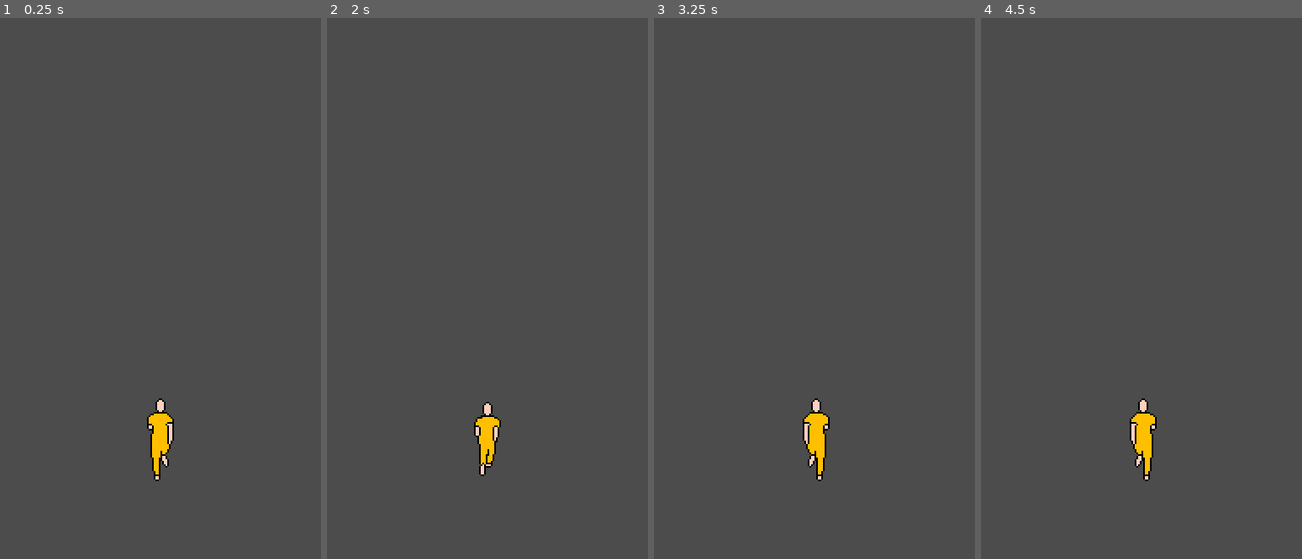
Above: before the commit, frames 1-4 (left to right).
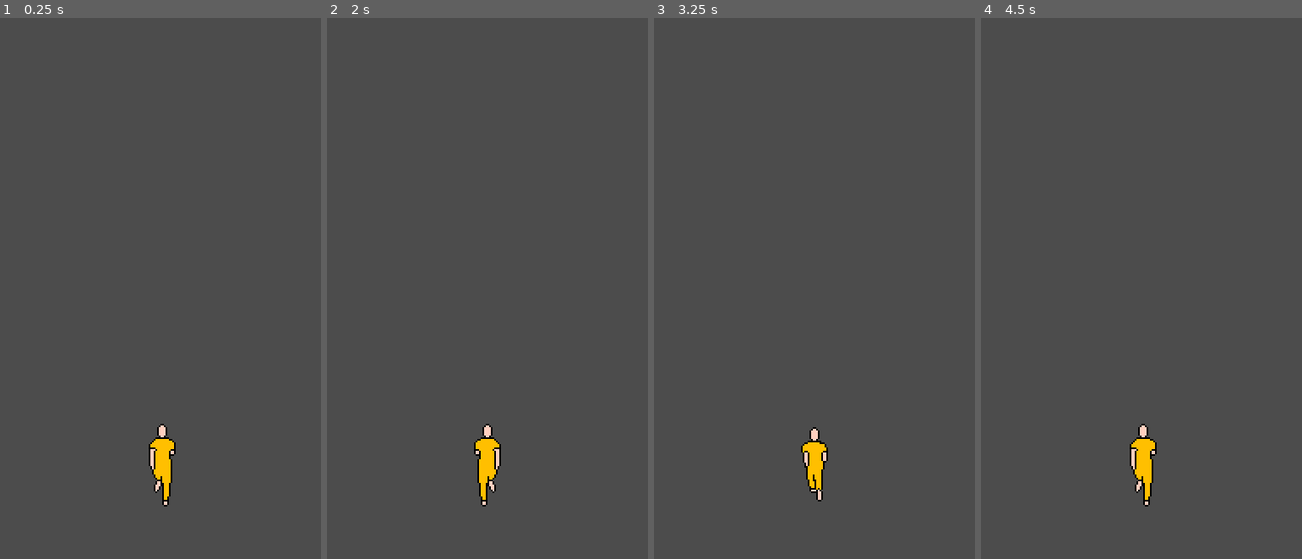
Above: after the commit, the same moments.

Repository: rodigu/corre-metro
Game: Godot game, scene res://src/Jogo.tscn
Two runs of this game, one before a commit and one after it. Both use one fixed random seed, a clock stepped at 60 frames per second and the inputs below.
Inputs (mouse positions are in pixels of both pictures, inside the frame that each line leads up to):
- Up to frame 1 (0.25 s): no input
- Up to frame 2 (2 s): move the mouse to (558, 261) at 0.52 s; click (558, 261) at 0.67 s; move the mouse to (423, 315) at 1.27 s; click (423, 315) at 1.42 s
- Up to frame 3 (3.25 s): move the mouse to (846, 169) at 2.02 s; click (846, 169) at 2.17 s; move the mouse to (798, 396) at 2.77 s; click (798, 396) at 2.92 s
- Up to frame 4 (4.5 s): move the mouse to (1237, 369) at 3.52 s; click (1237, 369) at 3.67 s; move the mouse to (1045, 207) at 4.27 s; click (1045, 207) at 4.42 s

The runs differ from the first frame. In frame 1, 1.0% of the frame differs, in the area x 45-55%, y 70-91%; in frame 2, 0.9%; in frame 3, 0.9%; in frame 4, 0.9%.

Commit message:
refactored project

Diff:
--- a/src/Espremedor.gd
+++ b/components/espremedor.gd
@@ -1,3 +1,4 @@
+class_name Espremedor
 extends Node
 
 export var tempo_espremido = .8
@@ -16,10 +17,6 @@
 var espremido: Node2D = null
 
 signal desespremido
-
-
-func _ready():
-	pass
 
 
 func _process(delta):
--- /dev/null
+++ b/components/gerador_objeto.gd
@@ -0,0 +1,21 @@
+class_name GeradorObjeto
+## Copiado de [https://github.com/uheartbeast/Galaxy-Defiance/blob/main/components/spawner_component.gd]
+
+extends Node
+
+
+var objeto: PackedScene
+
+
+# Called when the node enters the scene tree for the first time.
+func _ready():
+	pass # Replace with function body.
+
+
+func gerar(local: Vector2, responsavel: Node) -> PackedScene:
+	## Gera objeto no local dado, e da para o responsavel
+	assert(objeto is PackedScene, 'Sem objeto para instanciar.')
+	var novo_objeto = objeto.instance()
+	responsavel.add_child(novo_objeto)
+	novo_objeto.global_position = local
+	return novo_objeto
--- /dev/null
+++ b/components/pular.gd
@@ -0,0 +1,29 @@
+class_name Pular
+extends Node
+
+
+onready var objeto = get_parent()
+
+var gravidade = 0
+var forca_pulo = 0
+var piso_pulo = 0
+var pulando = false
+
+# Called every frame. 'delta' is the elapsed time since the previous frame.
+func _process(delta):
+	if not pulando: return
+
+	forca_pulo += gravidade * delta
+	objeto.position.y += forca_pulo * delta
+
+	if objeto.position.y >= piso_pulo:
+		pulando = false
+		objeto.position.y = piso_pulo
+
+
+## Inicia pulo
+func pular(forca: float, piso: float, g: float) -> void:
+	forca_pulo = forca
+	piso_pulo = piso
+	pulando = true
+	gravidade = g
--- a/src/ToqueDeslize.gd
+++ b/components/toque_deslize.gd
@@ -1,5 +1,5 @@
+class_name ToqueDeslize
 extends Node
-class_name ToqueDeslize
 
 export var distancia_minima = 50
 # Explicitar as direcoes possiveis
@@ -22,10 +22,6 @@
 }
 
 
-func _ready():
-	pass # Replace with function body.
-
-
 func _unhandled_input(event):
 	if !(event is InputEventScreenTouch):
 		return
@@ -37,6 +33,7 @@
 
 	if (not rastrea_toque.atual.pressionado) and (rastrea_toque.anterior.pressionado):
 		lidar_deslize(rastrea_toque.anterior.pos, rastrea_toque.atual.pos)
+
 
 func lidar_deslize(inicio: Vector2, fim: Vector2):
 	var dist = inicio.distance_to(fim)
--- a/project.godot
+++ b/project.godot
@@ -10,11 +10,29 @@
 
 _global_script_classes=[ {
 "base": "Node",
+"class": "Espremedor",
+"language": "GDScript",
+"path": "res://components/espremedor.gd"
+}, {
+"base": "Node",
+"class": "GeradorObjeto",
+"language": "GDScript",
+"path": "res://components/gerador_objeto.gd"
+}, {
+"base": "Node",
+"class": "Pular",
+"language": "GDScript",
+"path": "res://components/pular.gd"
+}, {
+"base": "Node",
 "class": "ToqueDeslize",
 "language": "GDScript",
-"path": "res://src/ToqueDeslize.gd"
+"path": "res://components/toque_deslize.gd"
 } ]
 _global_script_class_icons={
+"Espremedor": "",
+"GeradorObjeto": "",
+"Pular": "",
 "ToqueDeslize": ""
 }
 
--- a/src/Jogador.gd
+++ b/src/Jogador/Jogador.gd
@@ -1,29 +1,30 @@
 extends Node2D
 
+export var gravidade = 8500
+export var forca_pulo = -1570
 
-# Declare member variables here. Examples:
-# var a = 2
-# var b = "text"
 onready var controle_toque = $ToqueDeslize
 onready var espremedor = $Espremedor
 onready var animacoes = $SpriteJogador
+onready var pular = $Pular
 
-# Called when the node enters the scene tree for the first time.
-func _ready():
-	pass # Replace with function body.
+var Estados = {
+	Correndo = 'correndo',
+	Abaixado = 'abaixado',
+	Pulando = 'pulando'
+}
+var estado = Estados.Correndo
 
-
-# Called every frame. 'delta' is the elapsed time since the previous frame.
-func _process(delta):
-	pass
 
 
 func _on_ToqueDeslize_deslizar(direcao):
 	if direcao == controle_toque.direcoes.baixo:
 		espremedor.espremer(self)
 		animacoes.animation = 'agir'
+		estado = Estados.Abaixado
 	elif direcao == controle_toque.direcoes.cima:
-		pass
+		pular.pular(forca_pulo, self.position.y, gravidade)
+		estado = Estados.Pulando
 
 
 func _on_Espremedor_desespremido():
--- /dev/null
+++ b/src/Jogador/Jogador.tscn
@@ -0,0 +1,83 @@
+[gd_scene load_steps=15 format=2]
+
+[ext_resource path="res://components/espremedor.gd" type="Script" id=1]
+[ext_resource path="res://components/toque_deslize.gd" type="Script" id=2]
+[ext_resource path="res://src/Jogador/Jogador.gd" type="Script" id=3]
+[ext_resource path="res://assets/spritesheet_50x50.png" type="Texture" id=4]
+[ext_resource path="res://components/pular.gd" type="Script" id=5]
+
+[sub_resource type="CapsuleShape2D" id=8]
+radius = 16.0
+height = 60.0
+
+[sub_resource type="AtlasTexture" id=14]
+atlas = ExtResource( 4 )
+region = Rect2( 200, 200, 50, 50 )
+
+[sub_resource type="AtlasTexture" id=15]
+atlas = ExtResource( 4 )
+region = Rect2( 200, 0, 50, 50 )
+
+[sub_resource type="AtlasTexture" id=16]
+atlas = ExtResource( 4 )
+region = Rect2( 200, 350, 50, 50 )
+
+[sub_resource type="AtlasTexture" id=9]
+atlas = ExtResource( 4 )
+region = Rect2( 150, 0, 50, 50 )
+
+[sub_resource type="AtlasTexture" id=10]
+atlas = ExtResource( 4 )
+region = Rect2( 100, 0, 50, 50 )
+
+[sub_resource type="AtlasTexture" id=11]
+atlas = ExtResource( 4 )
+region = Rect2( 50, 0, 50, 50 )
+
+[sub_resource type="AtlasTexture" id=12]
+atlas = ExtResource( 4 )
+region = Rect2( 0, 0, 50, 50 )
+
+[sub_resource type="SpriteFrames" id=13]
+animations = [ {
+"frames": [ SubResource( 14 ), SubResource( 15 ), SubResource( 16 ), SubResource( 15 ) ],
+"loop": true,
+"name": "agir",
+"speed": 15.0
+}, {
+"frames": [ SubResource( 9 ), SubResource( 10 ), SubResource( 11 ), SubResource( 12 ) ],
+"loop": true,
+"name": "correr",
+"speed": 15.0
+} ]
+
+[node name="Jogador" type="Node2D"]
+script = ExtResource( 3 )
+
+[node name="Area2D" type="Area2D" parent="."]
+position = Vector2( 0, -40 )
+
+[node name="CollisionShape2D" type="CollisionShape2D" parent="Area2D"]
+shape = SubResource( 8 )
+
+[node name="ToqueDeslize" type="Node" parent="."]
+script = ExtResource( 2 )
+
+[node name="SpriteJogador" type="AnimatedSprite" parent="."]
+position = Vector2( 0, -40 )
+scale = Vector2( 2, 2 )
+frames = SubResource( 13 )
+animation = "correr"
+frame = 3
+playing = true
+
+[node name="Espremedor" type="Node" parent="."]
+script = ExtResource( 1 )
+tempo_espremido = 0.4
+tempo_espremindo = 0.08
+
+[node name="Pular" type="Node" parent="."]
+script = ExtResource( 5 )
+
+[connection signal="deslizar" from="ToqueDeslize" to="." method="_on_ToqueDeslize_deslizar"]
+[connection signal="desespremido" from="Espremedor" to="." method="_on_Espremedor_desespremido"]
--- a/src/Jogo.tscn
+++ b/src/Jogo.tscn
@@ -1,83 +1,11 @@
-[gd_scene load_steps=14 format=2]
+[gd_scene load_steps=2 format=2]
 
-[ext_resource path="res://assets/spritesheet_50x50.png" type="Texture" id=1]
-[ext_resource path="res://src/ToqueDeslize.gd" type="Script" id=2]
-[ext_resource path="res://src/Espremedor.gd" type="Script" id=3]
-[ext_resource path="res://src/Jogador.gd" type="Script" id=4]
-[ext_resource path="res://src/SpriteJogador.gd" type="Script" id=5]
-[ext_resource path="res://src/Pulador.gd" type="Script" id=6]
-
-[sub_resource type="AtlasTexture" id=6]
-atlas = ExtResource( 1 )
-region = Rect2( 200, 0, 50, 50 )
-
-[sub_resource type="AtlasTexture" id=1]
-atlas = ExtResource( 1 )
-region = Rect2( 150, 0, 50, 50 )
-
-[sub_resource type="AtlasTexture" id=2]
-atlas = ExtResource( 1 )
-region = Rect2( 100, 0, 50, 50 )
-
-[sub_resource type="AtlasTexture" id=3]
-atlas = ExtResource( 1 )
-region = Rect2( 50, 0, 50, 50 )
-
-[sub_resource type="AtlasTexture" id=4]
-atlas = ExtResource( 1 )
-region = Rect2( 0, 0, 50, 50 )
-
-[sub_resource type="SpriteFrames" id=5]
-animations = [ {
-"frames": [ SubResource( 6 ) ],
-"loop": true,
-"name": "agir",
-"speed": 5.0
-}, {
-"frames": [ SubResource( 1 ), SubResource( 2 ), SubResource( 3 ), SubResource( 4 ) ],
-"loop": true,
-"name": "correr",
-"speed": 10.0
-} ]
-
-[sub_resource type="CapsuleShape2D" id=7]
-radius = 16.0
-height = 60.0
+[ext_resource path="res://src/Jogador/Jogador.tscn" type="PackedScene" id=1]
 
 [node name="Jogo" type="Node2D"]
 
 [node name="Camera2D" type="Camera2D" parent="."]
 current = true
 
-[node name="Jogador" type="Node2D" parent="."]
-position = Vector2( 0, 220 )
-script = ExtResource( 4 )
-
-[node name="SpriteJogador" type="AnimatedSprite" parent="Jogador"]
-scale = Vector2( 2, 2 )
-frames = SubResource( 5 )
-animation = "correr"
-frame = 2
-playing = true
-offset = Vector2( 0, -20 )
-script = ExtResource( 5 )
-
-[node name="ToqueDeslize" type="Node" parent="Jogador"]
-script = ExtResource( 2 )
-
-[node name="Espremedor" type="Node" parent="Jogador"]
-script = ExtResource( 3 )
-
-[node name="Tween" type="Tween" parent="Jogador/Espremedor"]
-
-[node name="Area2D" type="Area2D" parent="Jogador"]
-position = Vector2( 0, -40 )
-
-[node name="CollisionShape2D" type="CollisionShape2D" parent="Jogador/Area2D"]
-shape = SubResource( 7 )
-
-[node name="Pulador" type="Node" parent="."]
-script = ExtResource( 6 )
-
-[connection signal="deslizar" from="Jogador/ToqueDeslize" to="Jogador" method="_on_ToqueDeslize_deslizar"]
-[connection signal="desespremido" from="Jogador/Espremedor" to="Jogador" method="_on_Espremedor_desespremido"]
+[node name="Jogador" parent="." instance=ExtResource( 1 )]
+position = Vector2( 0, 250 )
--- /dev/null
+++ b/src/Obstaculo/Obstaculo.tscn
@@ -0,0 +1,3 @@
+[gd_scene format=2]
+
+[node name="Obstaculo" type="Node2D"]
--- a/src/Pulador.gd
+++ /dev/null
@@ -1,18 +0,0 @@
-extends Node
-
-
-# Declare member variables here. Examples:
-# var a = 2
-# var b = "text"
-
-# Called when the node enters the scene tree for the first time.
-func _ready():
-	pass # Replace with function body.
-
-
-# Called every frame. 'delta' is the elapsed time since the previous frame.
-func _process(delta):
-	pass
-
-func pular(nodulo: Node2D):
-	pass
--- a/src/SpriteJogador.gd
+++ /dev/null
@@ -1,16 +0,0 @@
-extends AnimatedSprite
-
-
-# Declare member variables here. Examples:
-# var a = 2
-# var b = "text"
-
-
-# Called when the node enters the scene tree for the first time.
-func _ready():
-	pass # Replace with function body.
-
-
-# Called every frame. 'delta' is the elapsed time since the previous frame.
-#func _process(delta):
-#	pass
